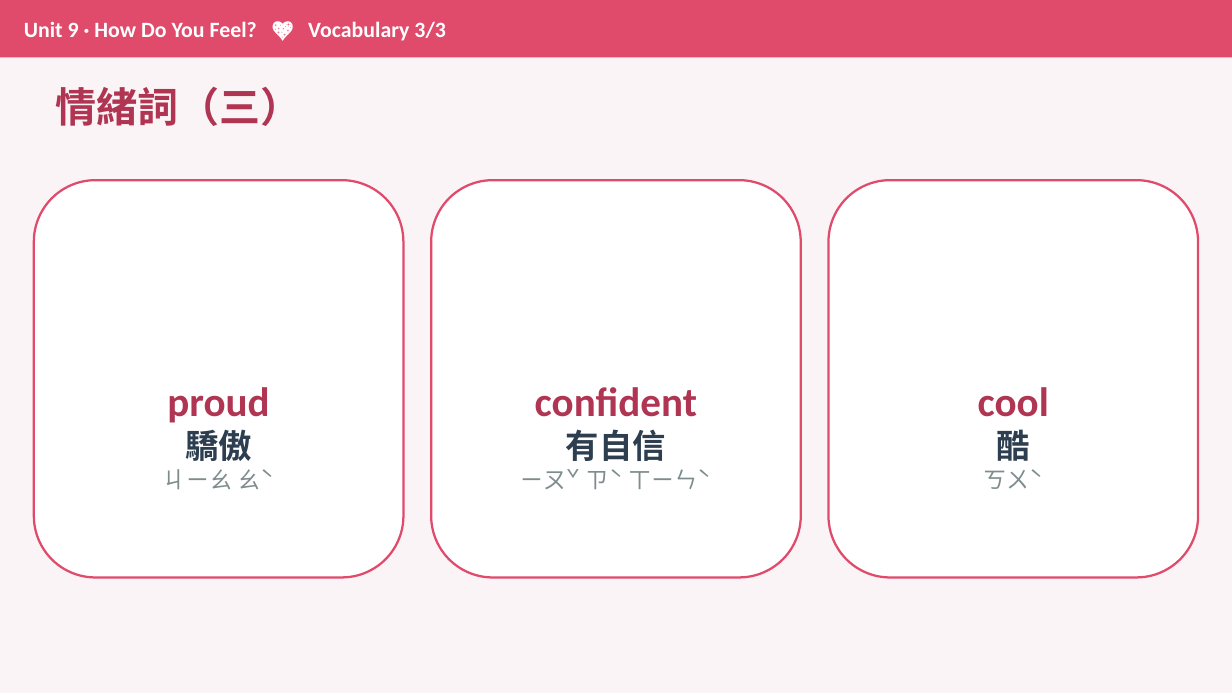
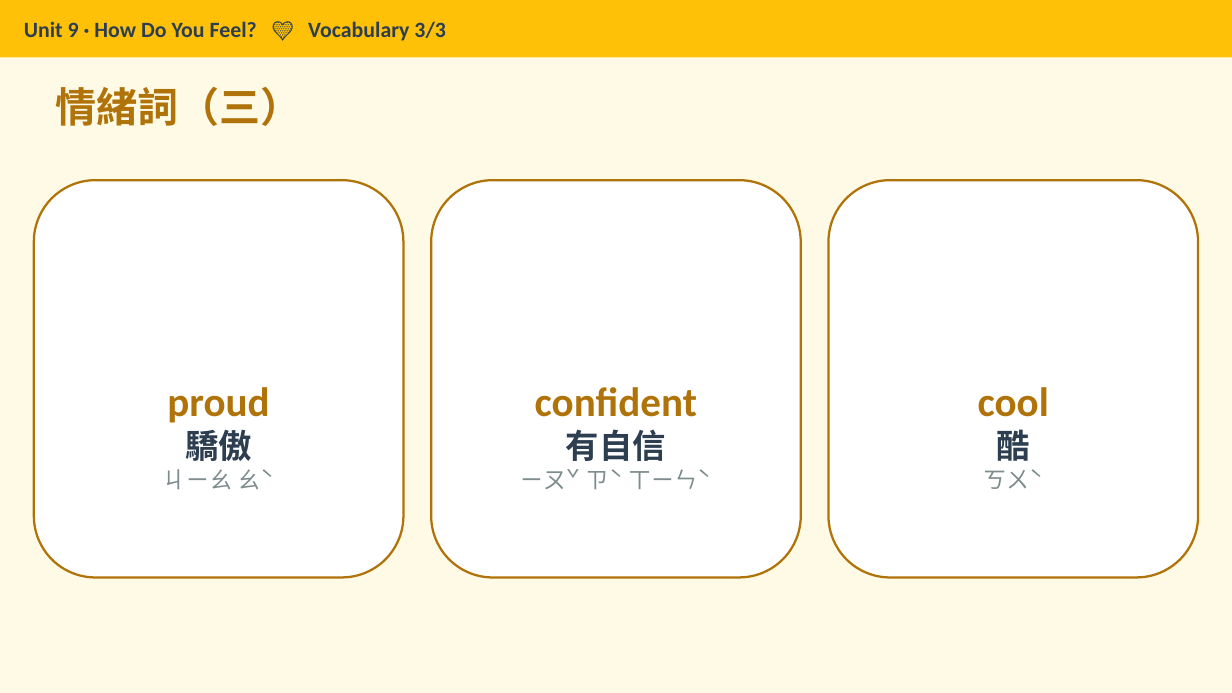
Before and after one commit to Yuchiaoniu/english, a slide deck: slide 5 of Unit9_How_Do_You_Feel.pptx. Drawn at 1232x693 pixels with LibreOffice and Linux fonts; fonts in the diff are those of the drawing. Boxes give left, top, right and bottom in pixels: in the first picture for what was removed or moved away, otherwise in the second. Text is boxed around its words. In the diff, an @@ line names an element or a change of style, - is before the commit and + after.

```diff
--- a/Unit9_How_Do_You_Feel.pptx
+++ b/Unit9_How_Do_You_Feel.pptx
@@ background #FBF4F6 to #FFFAE5 @@
@@ rectangle "Unit 9 · How Do ..." at bbox=[0, 0, 1232, 57]: fill #E04A6B to #FFC107 @@
@@ text in rectangle at bbox=[24, 21, 445, 41]: text changed; text colour #FFFFFF to #2C3E50 @@
-Unit 9 · How Do You Feel? 💖 Vocabulary 3/3
+Unit 9 · How Do You Feel? 💛 Vocabulary 3/3
@@ text "情緒詞（三）" at bbox=[55, 87, 301, 126]: text colour #B03552 to #B07309 @@
@@ rounded rectangle "🏆" at bbox=[34, 180, 404, 578]: outline #E04A6B 1.75 pt to #B07309 1.75 pt @@
@@ rounded rectangle "💪" at bbox=[432, 180, 801, 578]: text colour #B03552 to #B07309 in "confident"; outline #E04A6B 1.75 pt to #B07309 1.75 pt @@
@@ rounded rectangle "😎" at bbox=[829, 180, 1199, 578]: outline #E04A6B 1.75 pt to #B07309 1.75 pt @@
@@ text in rounded rectangle at bbox=[167, 387, 269, 423]: text colour #B03552 to #B07309 in "proud" @@
@@ text in rounded rectangle at bbox=[978, 387, 1049, 417]: text colour #B03552 to #B07309 in "cool" @@
```
Also in this commit, not shown: 14 other slides changed, 3 other files.
